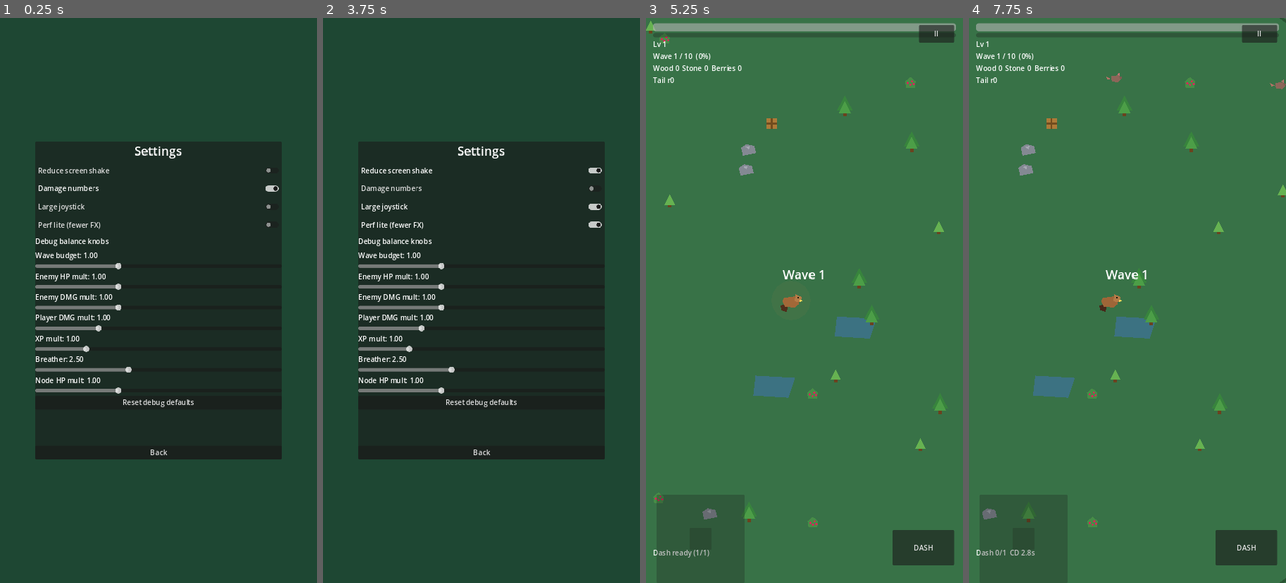
Above: before the commit, frames 1-4 (left to right).
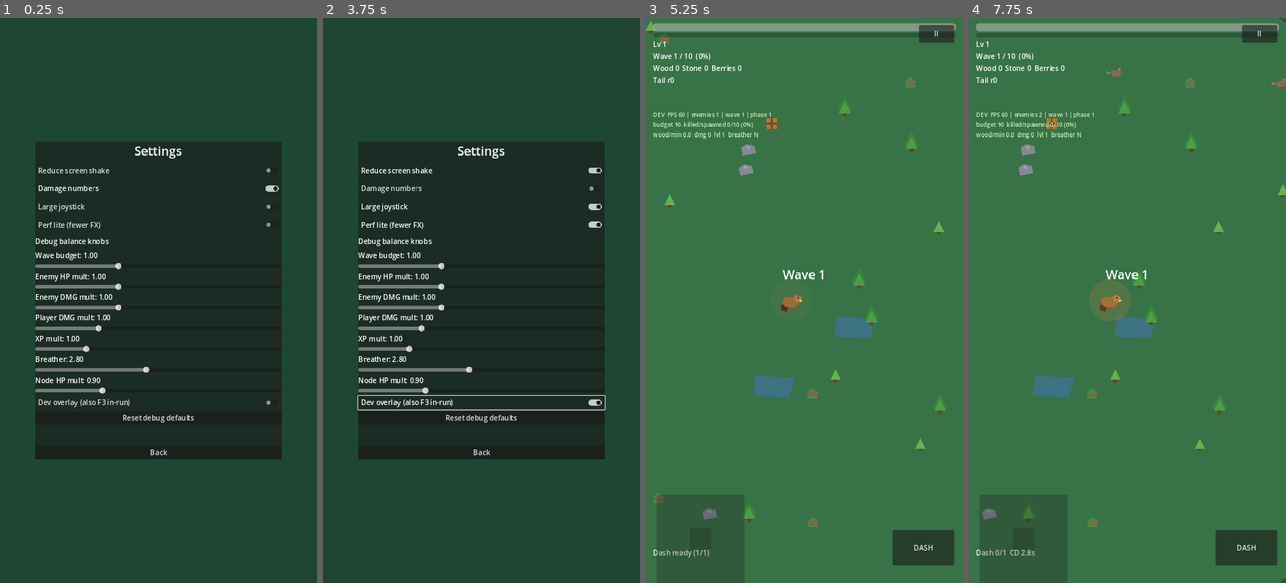
Above: after the commit, the same moments.

Repository: crumexhtx/dambervergames
Game: Godot game, scene res://scenes/ui/settings.tscn
The game is run twice, just before and just after one commit, with the same random seed, the same clock (stepped at 60 frames per second) and the same inputs. This scene is started directly instead of the project's main scene.
Inputs (mouse positions are in pixels of both pictures, inside the frame that each line leads up to):
- Up to frame 1 (0.25 s): no input
- Up to frame 2 (3.75 s): click "Reduce screen shake" at 0.5 s; click "Damage numbers" at 1.25 s; click "Large joystick" at 2 s; click "Perf lite (fewer FX)" at 2.75 s; click (481, 402) at 3.5 s, where only the run after the commit has a clickable "Dev overlay (also F3 in-run)"
- Up to frame 3 (5.25 s): click "Back" at 4.25 s; click "Play" at 5 s
- Up to frame 4 (7.75 s): click "DASH" at 5.75 s; click "II" at 6.5 s; click "Resume" at 7.25 s

The runs differ from the first frame. In frame 1, 0.5% of the frame differs, in the area x 12-86%, y 59-72%; in frame 2, 0.9%; in frame 3, 0.4%; in frame 4, 1.2%, in the area x 2-100%, y 8-54%.

Commit message:
Feel and balance pass: early waves, juice, and F3 overlay
Gentler W1–5 budgets/HP, stronger Tail Slap, fairer fox telegraph and
drone shots, freeze enemies during breathers, richer clear wood/XP,
elite/boss hit impact, pulsing dam extract cue, and a toggleable
dev overlay with baked targets in docs/BALANCE.md.

Co-authored-by: crumexhtx <crumexhtx@users.noreply.github.com>

Diff:
--- a/scripts/autoload/debug_balance.gd
+++ b/scripts/autoload/debug_balance.gd
@@ -1,13 +1,20 @@
 extends Node
-## Exposed tuning knobs for balance pass (§15).
+## Exposed tuning knobs for balance pass.
+## Baked defaults target: new player clears Waves 1–3; Wave 5 reachable; Wave 10+boss on practiced runs.
+
+## Targets (see docs/BALANCE.md)
+## - Waves 1–3 clearable with Tail Slap only
+## - Wave 5 reachable on a good first run
+## - Wave 10 + boss on practiced runs
 
 var wave_budget_mult: float = 1.0
 var hp_mult: float = 1.0
 var dmg_mult: float = 1.0
 var player_damage_mult: float = 1.0
 var xp_mult: float = 1.0
-var breather_duration: float = 2.5
-var node_hp_mult: float = 1.0
+var breather_duration: float = 2.8  # base reference; per-wave values scale from this
+var node_hp_mult: float = 0.9  # slightly faster chew so mining stays meaningful
+var show_dev_overlay: bool = false
 
 
 func reset_defaults() -> void:
@@ -16,5 +23,5 @@
 	dmg_mult = 1.0
 	player_damage_mult = 1.0
 	xp_mult = 1.0
-	breather_duration = 2.5
-	node_hp_mult = 1.0
+	breather_duration = 2.8
+	node_hp_mult = 0.9
--- a/scripts/autoload/game_state.gd
+++ b/scripts/autoload/game_state.gd
@@ -49,6 +49,7 @@
 var boss_killed: bool = false
 var extract_available: bool = false
 var extract_reduced_bonus: bool = false
+var in_breather: bool = false
 
 var weapon_ranks: Dictionary = {"tail": 0}
 var owned_weapons: Array[String] = ["tail"]
@@ -94,6 +95,7 @@
 	boss_killed = false
 	extract_available = false
 	extract_reduced_bonus = false
+	in_breather = false
 	weapon_ranks = {"tail": 0}
 	owned_weapons = ["tail"]
 	thorns_dps = 0.0
--- a/scripts/autoload/juice.gd
+++ b/scripts/autoload/juice.gd
@@ -152,3 +152,30 @@
 	var p: AudioStreamPlayer = _players.get(id) as AudioStreamPlayer
 	if p and p.stream:
 		p.play()
+
+
+func hit_impact(world_pos: Vector2, heavy: bool = false) -> void:
+	# Stronger shake + brief flash for elites/boss hits
+	shake(10.0 if heavy else 5.0, 0.12 if heavy else 0.06)
+	if fx_layer == null or _perf_lite:
+		return
+	var ring := Polygon2D.new()
+	var pts := PackedVector2Array()
+	var rad := 22.0 if heavy else 12.0
+	for i in 12:
+		pts.append(Vector2.RIGHT.rotated(i * TAU / 12.0) * rad)
+	ring.polygon = pts
+	ring.color = Color(1.0, 0.9, 0.4, 0.45)
+	ring.z_index = 80
+	ring.position = world_pos
+	fx_layer.add_child(ring)
+	var tw := ring.create_tween()
+	tw.tween_property(ring, "scale", Vector2(1.8, 1.8), 0.12)
+	tw.parallel().tween_property(ring, "modulate:a", 0.0, 0.12)
+	tw.tween_callback(ring.queue_free)
+	# Soft hitstop via brief engine time scale dip
+	if heavy and Engine.time_scale >= 0.99:
+		Engine.time_scale = 0.55
+		get_tree().create_timer(0.05, true, true, true).timeout.connect(func():
+			Engine.time_scale = 1.0
+		)
--- a/scripts/enemies/bulldozer.gd
+++ b/scripts/enemies/bulldozer.gd
@@ -19,9 +19,9 @@
 
 func _init() -> void:
 	enemy_id = "bulldozer"
-	max_hp = 1200.0
+	max_hp = 1050.0
 	move_speed = 2.0
-	contact_damage = 20.0
+	contact_damage = 18.0
 	spawn_cost = 0
 	xp_on_death = 25.0
 	wood_on_death = 8
@@ -60,6 +60,7 @@
 	hp -= amount
 	GameState.record_damage(amount)
 	Juice.spawn_damage_number(global_position, amount, true)
+	Juice.hit_impact(global_position, true)
 	GameState.boss_hp_changed.emit(hp, max_hp)
 	var pct := hp / max_hp
 	if pct <= 0.3:
--- a/scripts/enemies/enemy_base.gd
+++ b/scripts/enemies/enemy_base.gd
@@ -69,9 +69,12 @@
 func take_damage(amount: float, from_pos: Vector2 = Vector2.ZERO) -> void:
 	hp -= amount
 	GameState.record_damage(amount)
-	Juice.spawn_damage_number(global_position, amount)
+	var big := is_elite or is_in_group("boss")
+	Juice.spawn_damage_number(global_position, amount, big)
+	if big:
+		Juice.hit_impact(global_position, true)
 	if from_pos != Vector2.ZERO:
-		apply_knockback((global_position - from_pos).normalized() * 40.0)
+		apply_knockback((global_position - from_pos).normalized() * (55.0 if big else 40.0))
 	if hp <= 0.0:
 		die()
 
@@ -117,7 +120,7 @@
 
 
 func _physics_process(delta: float) -> void:
-	if not GameState.run_active or GameState.soft_paused:
+	if not GameState.run_active or GameState.soft_paused or GameState.in_breather:
 		velocity = Vector2.ZERO
 		return
 	if slow_timer > 0.0:
--- a/scripts/enemies/flood_rat.gd
+++ b/scripts/enemies/flood_rat.gd
@@ -4,9 +4,9 @@
 
 func _init() -> void:
 	enemy_id = "rat"
-	max_hp = 10.0
-	move_speed = 4.2
-	contact_damage = 5.0
+	max_hp = 9.0
+	move_speed = 4.0
+	contact_damage = 4.0
 	spawn_cost = 1
 	xp_on_death = 1.0
 
--- a/scripts/enemies/fox.gd
+++ b/scripts/enemies/fox.gd
@@ -1,18 +1,29 @@
 extends EnemyBase
 class_name FoxEnemy
 
-var _lunge_cd: float = 3.0
+var _lunge_cd: float = 3.2
 var _lunge_timer: float = 0.0
+var _telegraph: float = 0.0
+var _windup_line: Line2D
 
 
 func _init() -> void:
 	enemy_id = "fox"
-	max_hp = 55.0
-	move_speed = 2.8
-	contact_damage = 14.0
+	max_hp = 50.0
+	move_speed = 2.7
+	contact_damage = 12.0
 	spawn_cost = 5
 	xp_on_death = 5.0
 	wood_on_death = 1
+
+
+func _ready() -> void:
+	super._ready()
+	_windup_line = Line2D.new()
+	_windup_line.width = 5.0
+	_windup_line.default_color = Color(1.0, 0.45, 0.1, 0.0)
+	_windup_line.z_index = 25
+	add_child(_windup_line)
 
 
 func _draw_silhouette(host: Node2D) -> void:
@@ -20,16 +31,37 @@
 
 
 func _physics_process(delta: float) -> void:
-	if not GameState.run_active or GameState.soft_paused:
+	if not GameState.run_active or GameState.soft_paused or GameState.in_breather:
 		velocity = Vector2.ZERO
+		if _windup_line:
+			_windup_line.default_color.a = 0.0
 		return
+
+	var player := get_tree().get_first_node_in_group("player") as Node2D
 	_lunge_cd -= delta
+
+	# Telegraph then lunge (shape + color for a11y)
+	if _telegraph > 0.0:
+		_telegraph -= delta
+		velocity = Vector2.ZERO
+		if player and _windup_line:
+			var dir: Vector2 = (player.global_position - global_position).normalized()
+			_windup_line.points = PackedVector2Array([Vector2.ZERO, dir * 48.0])
+			_windup_line.default_color = Color(1.0, 0.4, 0.1, 0.85)
+			# Diamond tip marker (shape cue, not color-only)
+			modulate = Color(1.3, 1.1, 0.9)
+		if _telegraph <= 0.0:
+			_lunge_timer = 0.35
+			_windup_line.default_color.a = 0.0
+			modulate = Color.WHITE
+		return
+
 	if _lunge_timer > 0.0:
 		_lunge_timer -= delta
-		move_speed = 2.8 * 1.5
+		move_speed = 2.7 * 1.35
 	else:
-		move_speed = 2.8
+		move_speed = 2.7
 		if _lunge_cd <= 0.0:
-			_lunge_cd = 3.0
-			_lunge_timer = 0.4
+			_lunge_cd = 3.2
+			_telegraph = 0.45
 	super._physics_process(delta)
--- a/scripts/enemies/hornet.gd
+++ b/scripts/enemies/hornet.gd
@@ -4,9 +4,9 @@
 
 func _init() -> void:
 	enemy_id = "hornet"
-	max_hp = 18.0
-	move_speed = 3.6
-	contact_damage = 8.0
+	max_hp = 16.0
+	move_speed = 3.5
+	contact_damage = 7.0
 	spawn_cost = 2
 	xp_on_death = 1.0
 
--- a/scripts/enemies/logger_drone.gd
+++ b/scripts/enemies/logger_drone.gd
@@ -1,15 +1,15 @@
 extends EnemyBase
 class_name LoggerDroneEnemy
 
-var _shoot_cd: float = 2.0
+var _shoot_cd: float = 2.2
 var preferred_range: float = 4.5
 
 
 func _init() -> void:
 	enemy_id = "drone"
-	max_hp = 35.0
+	max_hp = 32.0
 	move_speed = 2.2
-	contact_damage = 6.0
+	contact_damage = 5.0
 	spawn_cost = 4
 	xp_on_death = 5.0
 
@@ -19,7 +19,7 @@
 
 
 func _physics_process(delta: float) -> void:
-	if not GameState.run_active or GameState.soft_paused:
+	if not GameState.run_active or GameState.soft_paused or GameState.in_breather:
 		velocity = Vector2.ZERO
 		return
 	if slow_timer > 0.0:
@@ -46,7 +46,7 @@
 
 	_shoot_cd -= delta
 	if _shoot_cd <= 0.0:
-		_shoot_cd = 2.0
+		_shoot_cd = 2.2
 		_fire_at(player.global_position)
 
 
@@ -68,8 +68,13 @@
 	bolt.global_position = global_position
 	var dir: Vector2 = (target - global_position).normalized()
 	var speed: float = GameState.pixels(5.0)
-	var dmg: float = 10.0 * _dmg_mult * DebugBalance.dmg_mult
+	var dmg: float = 8.0 * _dmg_mult * DebugBalance.dmg_mult
 	var life: float = 2.0
+	# Brief telegraph diamond so shots aren't color-only
+	var tip := Polygon2D.new()
+	tip.polygon = PackedVector2Array([Vector2(0, -5), Vector2(5, 0), Vector2(0, 5), Vector2(-5, 0)])
+	tip.color = Color(1.0, 0.85, 0.2)
+	bolt.add_child(tip)
 	bolt.body_entered.connect(func(body: Node):
 		if body.is_in_group("player"):
 			GameState.take_damage(dmg)
--- a/scripts/ui/hud.gd
+++ b/scripts/ui/hud.gd
@@ -1,6 +1,6 @@
 extends Control
 class_name HUD
-## In-run HUD.
+## In-run HUD + optional dev overlay (F3 / Settings).
 
 @onready var hp_bar: ProgressBar = $Top/HPBar
 @onready var xp_bar: ProgressBar = $Top/XPBar
@@ -16,6 +16,10 @@
 @onready var extract_bar: ProgressBar = $Center/ExtractBar
 
 var _banner_time: float = 0.0
+var _dev_label: Label
+var wave_director: Node = null
+var _wood_at_start: int = 0
+var _time_mark: float = 0.0
 
 
 func _ready() -> void:
@@ -37,6 +41,20 @@
 	_on_inv(GameState.wood, GameState.stone, GameState.berries)
 	_on_dash(GameState.dash_charges, GameState.dash_max_charges, GameState.dash_cooldown)
 	_refresh_weapons()
+	_wood_at_start = GameState.wood
+	_time_mark = Time.get_ticks_msec() / 1000.0
+	_dev_label = Label.new()
+	_dev_label.name = "DevOverlay"
+	_dev_label.visible = DebugBalance.show_dev_overlay
+	_dev_label.position = Vector2(16, 210)
+	_dev_label.add_theme_font_size_override("font_size", 13)
+	_dev_label.add_theme_color_override("font_color", Color(0.85, 1.0, 0.75, 0.9))
+	_dev_label.mouse_filter = Control.MOUSE_FILTER_IGNORE
+	add_child(_dev_label)
+
+
+func bind_wave_director(director: Node) -> void:
+	wave_director = director
 
 
 func _process(delta: float) -> void:
@@ -44,6 +62,46 @@
 		_banner_time -= delta
 		if _banner_time <= 0.0:
 			banner_label.visible = false
+	_update_dev_overlay()
+
+
+func _unhandled_input(event: InputEvent) -> void:
+	if event is InputEventKey and event.pressed and not event.echo and event.keycode == KEY_F3:
+		DebugBalance.show_dev_overlay = not DebugBalance.show_dev_overlay
+		_dev_label.visible = DebugBalance.show_dev_overlay
+		get_viewport().set_input_as_handled()
+
+
+func _update_dev_overlay() -> void:
+	if _dev_label == null or not _dev_label.visible:
+		return
+	var enemies := get_tree().get_nodes_in_group("enemies").size()
+	var elapsed: float = maxf(0.01, GameState.time_alive)
+	var wood_rate: float = GameState.wood / elapsed * 60.0
+	var killed := 0.0
+	var spawned := 0.0
+	var budget := 0.0
+	var phase_name := "?"
+	if wave_director:
+		killed = float(wave_director.get("killed_value"))
+		spawned = float(wave_director.get("spawned_value"))
+		budget = float(wave_director.get("budget_total"))
+		var ph = wave_director.get("phase")
+		phase_name = str(ph)
+	_dev_label.text = "DEV  FPS %.0f | enemies %d | wave %d | phase %s\nbudget %.0f  killed/spawned %.0f/%.0f (%.0f%%)\nwood/min %.1f  dmg %.0f  lvl %d  breather %s" % [
+		Engine.get_frames_per_second(),
+		enemies,
+		GameState.wave,
+		phase_name,
+		budget,
+		killed,
+		spawned,
+		(100.0 * killed / maxf(1.0, spawned * 0.7)),
+		wood_rate,
+		GameState.damage_dealt,
+		GameState.level,
+		"Y" if GameState.in_breather else "N",
+	]
 
 
 func show_banner(text: String, duration: float = 2.0) -> void:
@@ -89,7 +147,7 @@
 
 func _on_extract(available: bool) -> void:
 	extract_label.visible = available
-	extract_label.text = "Hold at DAM to extract" if available else ""
+	extract_label.text = "→ Hold at DAM to extract" if available else ""
 
 
 func _on_dash(charges: int, max_c: int, cd: float) -> void:
--- a/scripts/ui/settings_screen.gd
+++ b/scripts/ui/settings_screen.gd
@@ -44,6 +44,11 @@
 	_add_slider("XP mult", DebugBalance.xp_mult, 0.5, 3.0, func(v): DebugBalance.xp_mult = v)
 	_add_slider("Breather", DebugBalance.breather_duration, 1.0, 5.0, func(v): DebugBalance.breather_duration = v)
 	_add_slider("Node HP mult", DebugBalance.node_hp_mult, 0.5, 2.0, func(v): DebugBalance.node_hp_mult = v)
+	var overlay := CheckButton.new()
+	overlay.text = "Dev overlay (also F3 in-run)"
+	overlay.button_pressed = DebugBalance.show_dev_overlay
+	overlay.toggled.connect(func(v): DebugBalance.show_dev_overlay = v)
+	debug_box.add_child(overlay)
 	var reset := Button.new()
 	reset.text = "Reset debug defaults"
 	reset.pressed.connect(func():
--- a/scripts/waves/wave_director.gd
+++ b/scripts/waves/wave_director.gd
@@ -32,19 +32,20 @@
 
 const ALIVE_CAP := 80
 
-# Wave budgets (enemy cost units)
+# Wave budgets — tuned for early fairness (balance pass).
+# Targets: W1–3 Tail-Slap-only clearable; W5 reachable; W10+boss practiced.
 const WAVE_DATA := [
 	{}, # index 0 unused
-	{"budget": 14, "duration": 35, "pattern": "trickle", "bias": ["rat", "rat", "hornet"], "elite": 0, "mult": 1.0, "breather": 2.5},
-	{"budget": 22, "duration": 40, "pattern": "trickle", "bias": ["hornet", "hornet", "rat"], "elite": 0, "mult": 1.05, "breather": 2.5},
-	{"budget": 30, "duration": 42, "pattern": "burst", "bias": ["rat", "rat", "rat", "hornet"], "elite": 0, "mult": 1.1, "breather": 2.4},
-	{"budget": 36, "duration": 45, "pattern": "trickle", "bias": ["hornet", "rat", "fox"], "elite": 1, "elite_type": "hornet", "mult": 1.15, "breather": 2.3},
-	{"budget": 42, "duration": 48, "pattern": "trickle", "bias": ["fox", "hornet", "rat"], "elite": 0, "mult": 1.2, "breather": 2.2},
-	{"budget": 48, "duration": 50, "pattern": "burst", "bias": ["drone", "hornet", "fox", "rat"], "elite": 1, "elite_type": "hornet", "mult": 1.25, "breather": 2.1},
-	{"budget": 56, "duration": 52, "pattern": "burst", "bias": ["hornet", "hornet", "fox", "rat"], "elite": 2, "elite_type": "hornet", "mult": 1.3, "breather": 1.8},
-	{"budget": 64, "duration": 55, "pattern": "ambush", "bias": ["rat", "hornet", "fox", "drone"], "elite": 1, "elite_type": "fox", "mult": 1.35, "breather": 1.7},
-	{"budget": 70, "duration": 58, "pattern": "ambush", "bias": ["drone", "fox", "hornet", "rat"], "elite": 1, "elite_type": "fox", "mult": 1.4, "breather": 1.6},
-	{"budget": 80, "duration": 60, "pattern": "burst", "bias": ["hornet", "fox", "drone", "rat"], "elite": 3, "elite_type": "hornet", "mult": 1.5, "breather": 1.5},
+	{"budget": 10, "duration": 32, "pattern": "trickle", "bias": ["rat", "rat", "rat", "hornet"], "elite": 0, "mult": 0.9, "breather": 2.8},
+	{"budget": 16, "duration": 36, "pattern": "trickle", "bias": ["rat", "hornet", "hornet"], "elite": 0, "mult": 0.95, "breather": 2.7},
+	{"budget": 24, "duration": 40, "pattern": "burst", "bias": ["rat", "rat", "rat", "hornet"], "elite": 0, "mult": 1.0, "breather": 2.6},
+	{"budget": 30, "duration": 44, "pattern": "trickle", "bias": ["hornet", "rat", "fox"], "elite": 1, "elite_type": "hornet", "mult": 1.08, "breather": 2.4},
+	{"budget": 36, "duration": 46, "pattern": "trickle", "bias": ["fox", "hornet", "rat"], "elite": 0, "mult": 1.12, "breather": 2.3},
+	{"budget": 44, "duration": 50, "pattern": "burst", "bias": ["drone", "hornet", "fox", "rat"], "elite": 1, "elite_type": "hornet", "mult": 1.18, "breather": 2.1},
+	{"budget": 52, "duration": 52, "pattern": "burst", "bias": ["hornet", "hornet", "fox", "rat"], "elite": 2, "elite_type": "hornet", "mult": 1.25, "breather": 1.9},
+	{"budget": 60, "duration": 55, "pattern": "ambush", "bias": ["rat", "hornet", "fox", "drone"], "elite": 1, "elite_type": "fox", "mult": 1.32, "breather": 1.7},
+	{"budget": 68, "duration": 58, "pattern": "ambush", "bias": ["drone", "fox", "hornet", "rat"], "elite": 1, "elite_type": "fox", "mult": 1.38, "breather": 1.6},
+	{"budget": 76, "duration": 60, "pattern": "burst", "bias": ["hornet", "fox", "drone", "rat"], "elite": 3, "elite_type": "hornet", "mult": 1.45, "breather": 1.5},
 ]
 
 
@@ -86,6 +87,7 @@
 
 
 func _begin_next_wave() -> void:
+	GameState.in_breather = false
 	current_wave += 1
 	if current_wave > 10:
 		_start_boss()
@@ -225,37 +227,40 @@
 
 func _clear_wave() -> void:
 	phase = Phase.BREATHER
+	GameState.in_breather = true
 	wave_cleared.emit(current_wave)
 	_spawn_wave_rewards(current_wave)
 	var data: Dictionary = WAVE_DATA[current_wave]
-	breather_left = float(data.get("breather", 2.5))
-	if DebugBalance.breather_duration != 2.5:
-		breather_left = DebugBalance.breather_duration * (breather_left / 2.5)
+	breather_left = float(data.get("breather", 2.8))
+	if absf(DebugBalance.breather_duration - 2.8) > 0.01:
+		breather_left *= DebugBalance.breather_duration / 2.8
 	breather_started.emit(breather_left)
 	banner.emit("Wave %d Cleared — chew free!" % current_wave)
-	# Despawn remaining slowly? keep them for pressure during breather — design says short breather to chew
 	GameState.set_wave(current_wave, 1.0)
 
 
 func _spawn_wave_rewards(wave: int) -> void:
 	var player := get_tree().get_first_node_in_group("player") as Node2D
 	var origin: Vector2 = player.global_position if player else Vector2.ZERO
-	var total_xp := 5 + wave * 2
+	# Slightly richer clear XP so combat stays rewarding vs chew
+	var total_xp := 6 + wave * 2
 	var gems := maxi(1, total_xp)
-	for i in mini(gems, 8):
+	for i in mini(gems, 10):
 		var gem := Area2D.new()
 		gem.set_script(preload("res://scripts/loot/xp_gem.gd"))
 		world.add_child(gem)
 		gem.global_position = origin + Vector2(randf_range(-40, 40), randf_range(-40, 40))
 		gem.setup(1 if total_xp < 15 else (5 if i == 0 else 1))
+	# Guaranteed wood pile — chewing stays optional, not mandatory for extract seed
 	var wood_pile := Area2D.new()
 	wood_pile.set_script(preload("res://scripts/loot/pickup.gd"))
 	world.add_child(wood_pile)
 	wood_pile.global_position = origin + Vector2(0, -30)
-	wood_pile.setup("wood", maxi(1, int(wave / 2)))
+	wood_pile.setup("wood", maxi(2, wave))
 
 
 func _start_boss() -> void:
+	GameState.in_breather = false
 	phase = Phase.BOSS
 	GameState.set_wave(10, 1.0)
 	banner.emit("BOSS — Bulldozer!")
--- a/scripts/weapons/tail_slap.gd
+++ b/scripts/weapons/tail_slap.gd
@@ -5,9 +5,9 @@
 func _ready() -> void:
 	weapon_id = "tail"
 	policy = Policy.AURA
-	base_cooldown = 1.0
-	base_damage = 12.0
-	base_range = 1.4
+	base_cooldown = 0.9
+	base_damage = 14.0
+	base_range = 1.5
 
 
 func fire() -> void:
@@ -17,18 +17,21 @@
 	for i in 16:
 		pts.append(Vector2.RIGHT.rotated(i * TAU / 16.0) * r)
 	pulse.polygon = pts
-	pulse.color = Color(0.85, 0.55, 0.25, 0.35)
+	pulse.color = Color(0.85, 0.55, 0.25, 0.4)
 	pulse.z_index = 5
 	player.add_child(pulse)
 	var tw := pulse.create_tween()
 	tw.tween_property(pulse, "modulate:a", 0.0, 0.2)
 	tw.tween_callback(pulse.queue_free)
 
+	var hit_any := false
 	for e in get_tree().get_nodes_in_group("enemies"):
 		if not is_instance_valid(e):
 			continue
 		if player.global_position.distance_to(e.global_position) <= r and e.has_method("take_damage"):
 			e.take_damage(damage(), player.global_position)
-			Juice.play_sfx("tail")
+			hit_any = true
 			if e.has_method("apply_knockback"):
-				e.apply_knockback((e.global_position - player.global_position).normalized() * 80.0)
+				e.apply_knockback((e.global_position - player.global_position).normalized() * 110.0)
+	if hit_any:
+		Juice.play_sfx("tail")
--- a/scripts/world/extract_zone.gd
+++ b/scripts/world/extract_zone.gd
@@ -11,6 +11,9 @@
 var _player_inside: bool = false
 var _visual_root: Node2D
 var _label: Label
+var _pulse_ring: Polygon2D
+var _pulse_t: float = 0.0
+var _opened_fx_done: bool = false
 
 
 func _ready() -> void:
@@ -23,12 +26,21 @@
 	body_exited.connect(_on_exit)
 	_build()
 	visible = true
+	GameState.extract_available_changed.connect(_on_extract_flag)
 
 
 func _build() -> void:
 	_visual_root = Node2D.new()
 	add_child(_visual_root)
 	Silhouettes.build_dam(_visual_root)
+	_pulse_ring = Polygon2D.new()
+	var pts := PackedVector2Array()
+	for i in 24:
+		pts.append(Vector2.RIGHT.rotated(i * TAU / 24.0) * 95.0)
+	_pulse_ring.polygon = pts
+	_pulse_ring.color = Color(1.0, 0.85, 0.35, 0.0)
+	_pulse_ring.z_index = -1
+	add_child(_pulse_ring)
 	var shape := CollisionShape2D.new()
 	var rect := RectangleShape2D.new()
 	rect.size = Vector2(160, 70)
@@ -39,6 +51,27 @@
 	_label.position = Vector2(-24, -8)
 	_label.add_theme_font_size_override("font_size", 18)
 	add_child(_label)
+
+
+func _on_extract_flag(available: bool) -> void:
+	if available and not _opened_fx_done:
+		_opened_fx_done = true
+		Juice.shake(6.0, 0.2)
+		Juice.play_sfx("extract")
+		# Directional cue: bright arrow triangle above dam
+		var arrow := Polygon2D.new()
+		arrow.polygon = PackedVector2Array([Vector2(0, -90), Vector2(16, -60), Vector2(-16, -60)])
+		arrow.color = Color(1.0, 0.9, 0.3, 0.95)
+		arrow.z_index = 30
+		add_child(arrow)
+		var tw := arrow.create_tween()
+		tw.set_loops(4)
+		tw.tween_property(arrow, "position:y", -12.0, 0.35)
+		tw.tween_property(arrow, "position:y", 0.0, 0.35)
+		get_tree().create_timer(3.0).timeout.connect(func():
+			if is_instance_valid(arrow):
+				arrow.queue_free()
+		)
 
 
 func _on_enter(body: Node) -> void:
@@ -58,11 +91,18 @@
 	if not GameState.run_active or GameState.soft_paused:
 		return
 	if GameState.extract_available:
-		_visual_root.modulate = Color(1.25, 1.15, 0.85)
+		_pulse_t += delta
+		var a := 0.25 + 0.2 * sin(_pulse_t * 4.0)
+		_pulse_ring.color = Color(1.0, 0.85, 0.35, a)
+		_pulse_ring.scale = Vector2.ONE * (1.0 + 0.08 * sin(_pulse_t * 3.0))
+		_visual_root.modulate = Color(1.35, 1.2, 0.9)
 		_label.text = "EXTRACT"
+		_label.add_theme_color_override("font_color", Color(1.0, 0.95, 0.5))
 	else:
+		_pulse_ring.color.a = 0.0
 		_visual_root.modulate = Color.WHITE
 		_label.text = "DAM"
+		_label.remove_theme_color_override("font_color")
 	if not _player_inside or not GameState.extract_available:
 		return
 	if GameState.wood < 1:
--- a/scripts/world/run_controller.gd
+++ b/scripts/world/run_controller.gd
@@ -37,6 +37,7 @@
 		hud.show_banner("Extract open!" + (" (reduced)" if reduced else ""), 3.0)
 	)
 	wave_director.start()
+	hud.bind_wave_director(wave_director)
 
 	GameState.level_up.connect(_on_level_up)
 	GameState.run_ended.connect(_on_run_ended)
Not shown, added: docs/BALANCE.md
